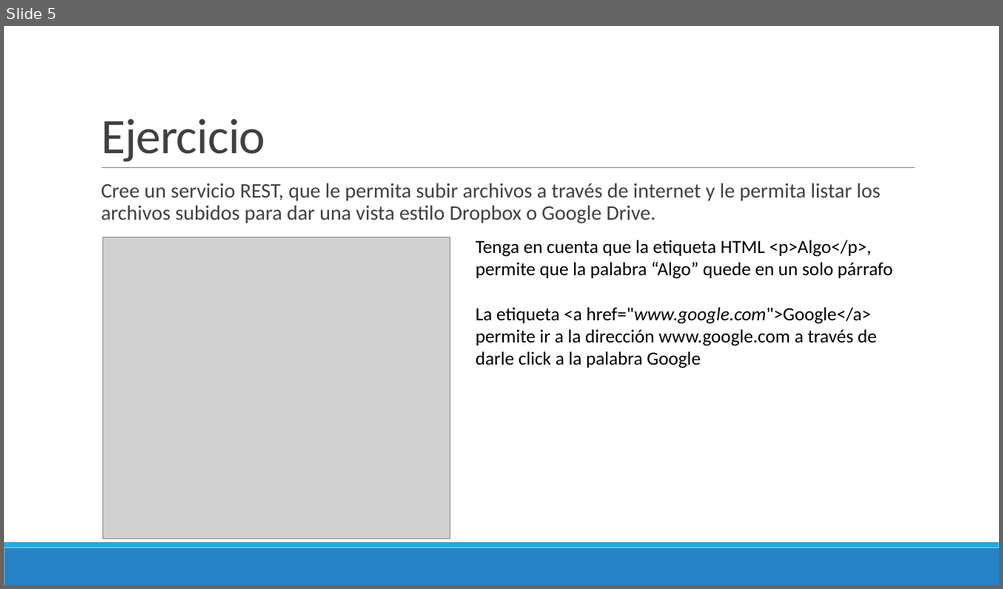
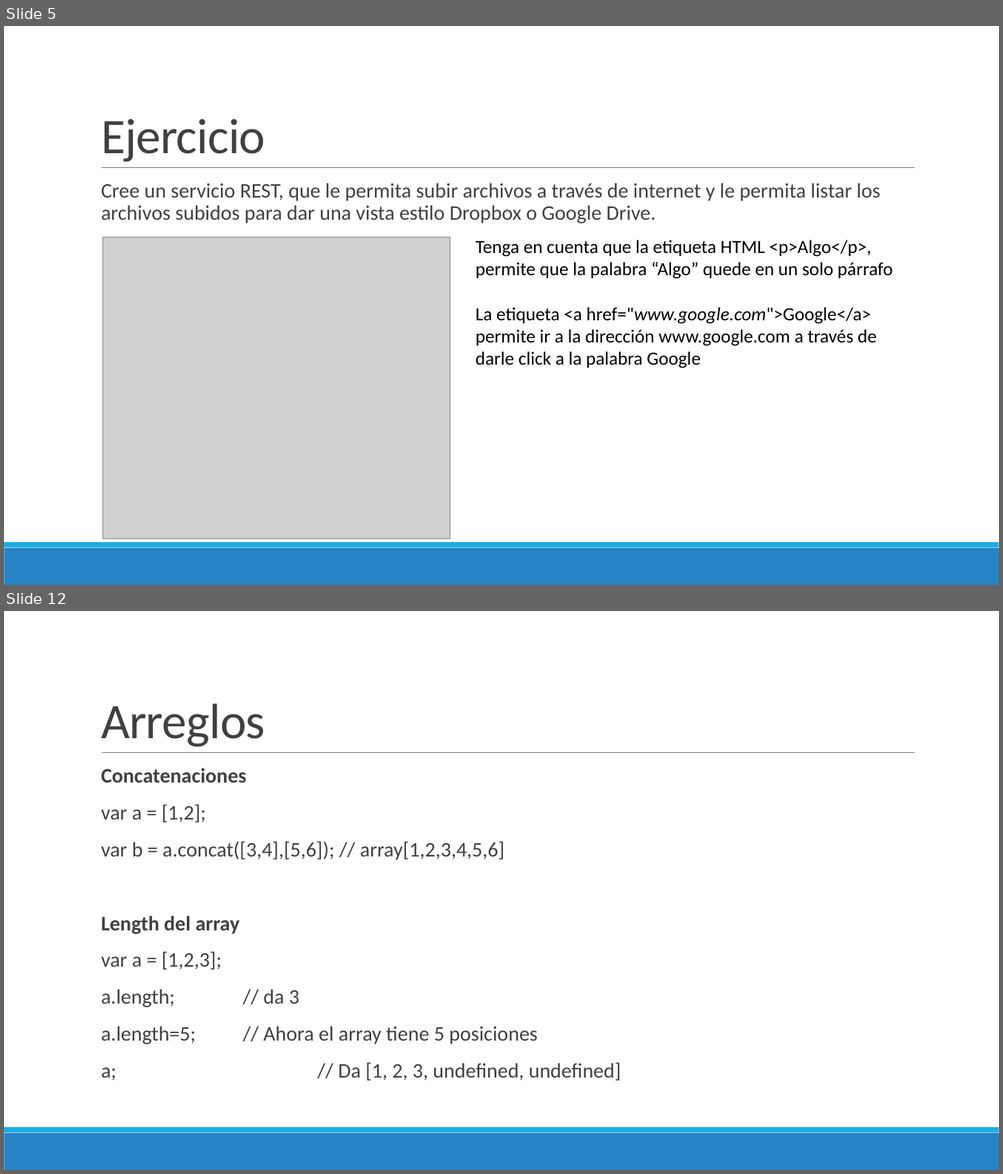
Before and after one commit to Domiciano/ProgramacionEnRed191, a slide deck: Semana 15/Presentación.pptx. Shown one above the other, each under a label of ours: slide 5 before the commit, slides 5 and 12 after it; the slides between them are not shown. The pictures are 1003x589 and 1003x1174 pixels, drawn with LibreOffice and Linux fonts; fonts in the diff are those of the drawing; grey boxes stand for pictures. Boxes give left, top, right and bottom in pixels: in the first picture for what was removed or moved away, otherwise in the second. Text is boxed around its words. In the diff, an @@ line names an element or a change of style, - is before the commit and + after.

```diff
--- a/Semana 15/Presentación.pptx
+++ b/Semana 15/Presentación.pptx
@@ slide 12 added at (4, 611, 999, 1170), background #FFFFFF; not listed: 3 template elements that a slide beside it also shows @@
@@ title added at (101, 703, 265, 747), 48 pt, text #404040 @@
+Arreglos
@@ text added at (101, 768, 621, 1081), 20 pt, text #404040 @@
+  Concatenaciones
+  var a = [1,2];
+  var b = a.concat([3,4],[5,6]); // array[1,2,3,4,5,6]
+  Length del array
+  var a = [1,2,3];
+  a.length; // da 3
+  a.length=5; // Ahora el array tiene 5 posiciones
+  a; // Da [1, 2, 3, undefined, undefined]
```
Also in this commit, not shown: 12 other slides added.
